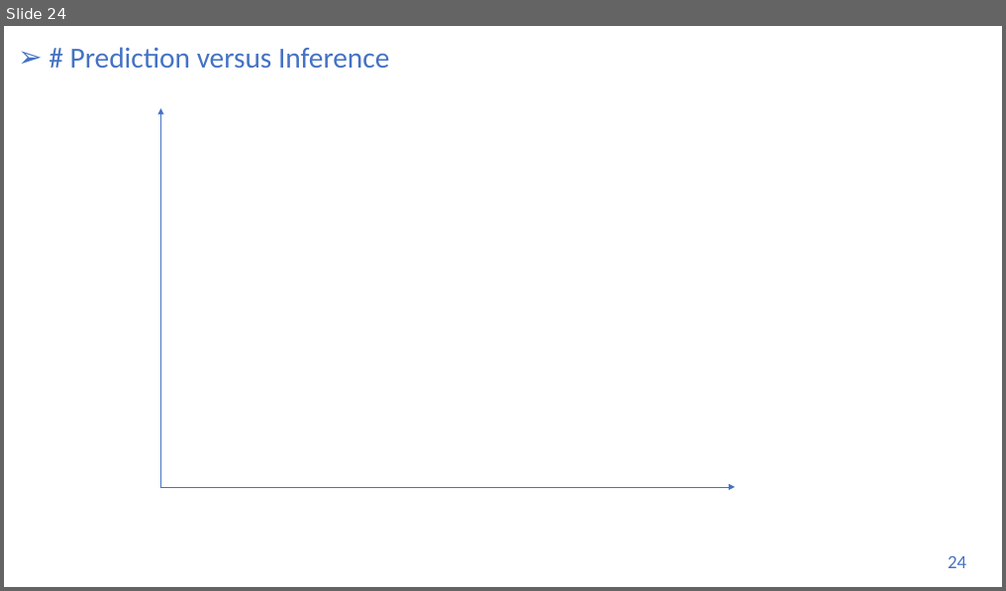
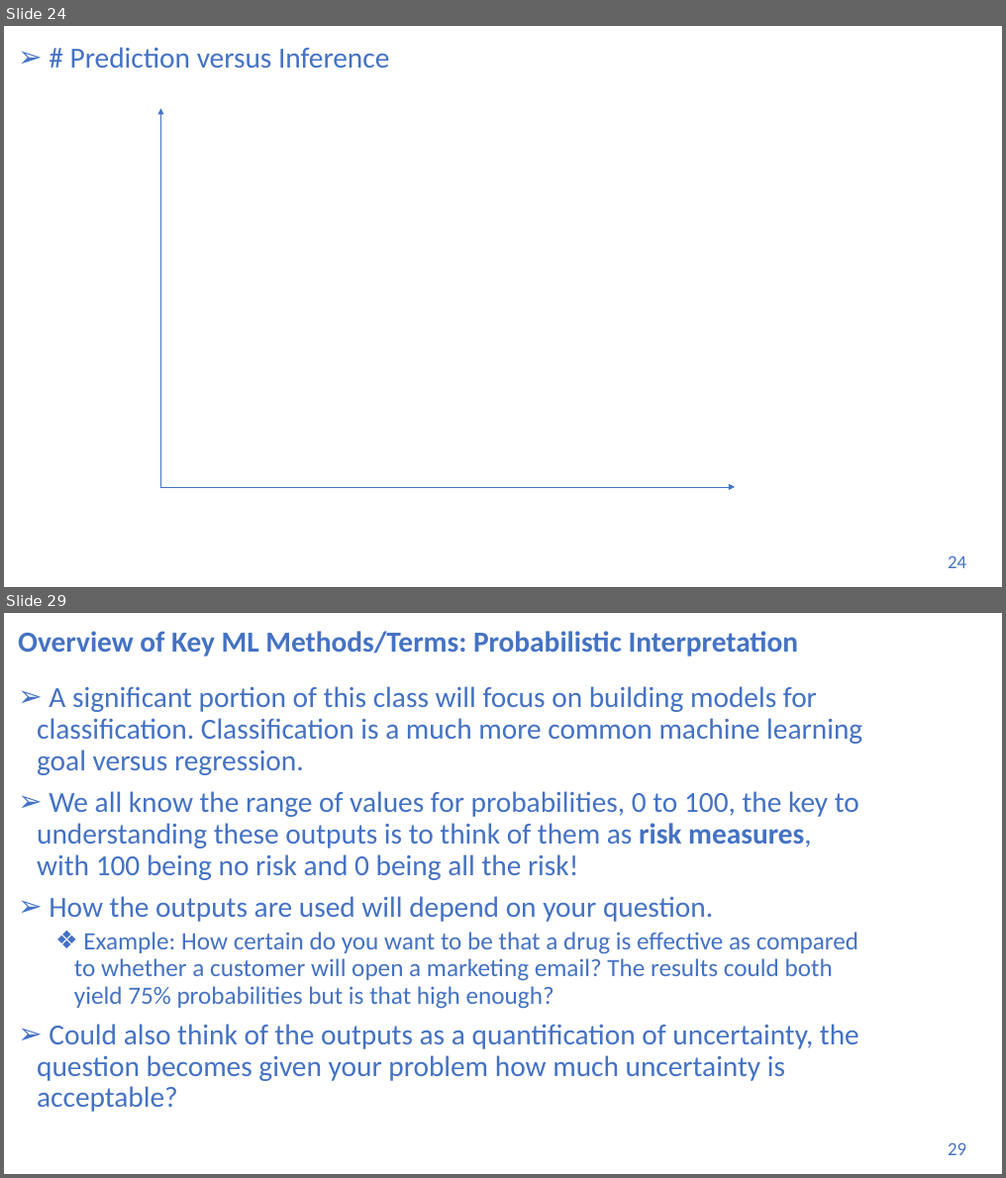
Before and after one commit to UVADS/DS-3001, a slide deck: 05_ml_bootcamp/machine_learning_bootcamp.pptx. Shown one above the other, each under a label of ours: slide 24 before the commit, slides 24 and 29 after it; the slides between them are not shown. The pictures are 1006x591 and 1006x1178 pixels, drawn with LibreOffice and Linux fonts; fonts in the diff are those of the drawing. Boxes give left, top, right and bottom in pixels: in the first picture for what was removed or moved away, otherwise in the second. Text is boxed around its words. In the diff, an @@ line names an element or a change of style, - is before the commit and + after.

```diff
--- a/05_ml_bootcamp/machine_learning_bootcamp.pptx
+++ b/05_ml_bootcamp/machine_learning_bootcamp.pptx
@@ slide 29 added at (4,613,1002,1174), background #FFFFFF @@
@@ title added at (18,631,799,657), 28 pt, text #4472C4, bold @@
+Overview of Key ML Methods/Terms: Probabilistic Interpretation
@@ text added at (37,686,862,1112), 28 pt, text #4472C4 @@
+➢ A significant portion of this class will focus on building models for classification. Classification is a much more common machine learning goal versus regression.
+➢ We all know the range of values for probabilities, 0 to 100, the key to understanding these outputs is to think of them as risk measures, with 100 being no risk and 0 being all the risk!
+➢ How the outputs are used will depend on your question.
+  ❖ Example: How certain do you want to be that a drug is effective as compared to whether a customer will open a marketing email? The results could both yield 75% probabilities but is that high enough?
+➢ Could also think of the outputs as a quantification of uncertainty, the question becomes given your problem how much uncertainty is acceptable?
@@ page number added at (947,1143,966,1156), 18 pt, text #4472C4 @@
+29
```
Also in this commit, not shown: 10 slides changed, 4 other slides added, 1 slide removed.
